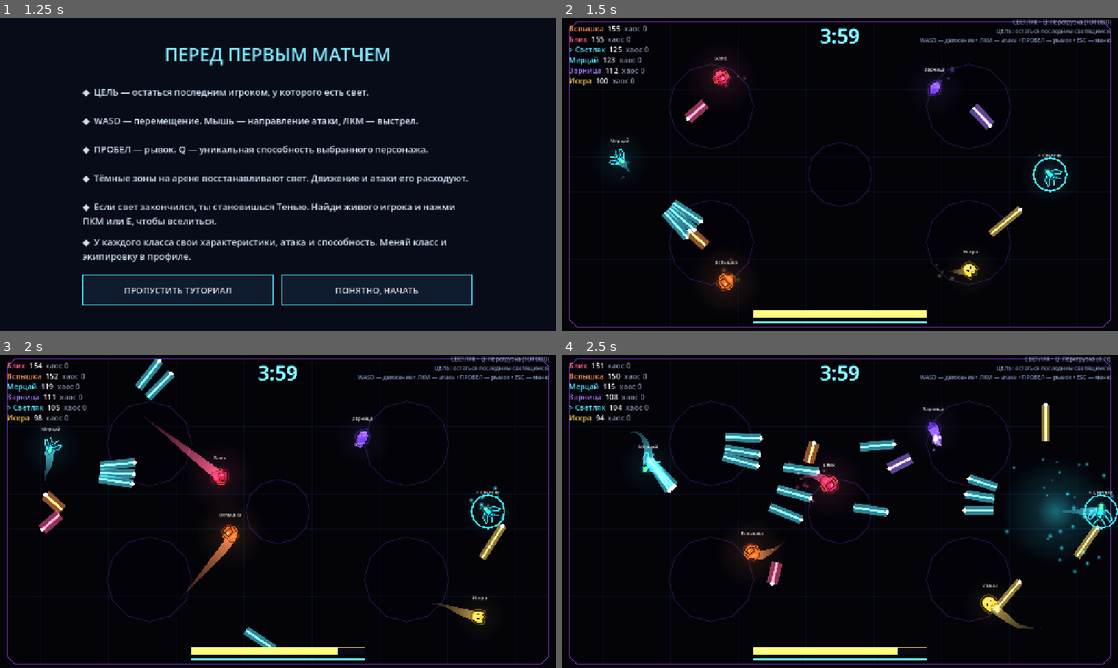
Above: before the commit, frames 1-4 (two rows, left to right).
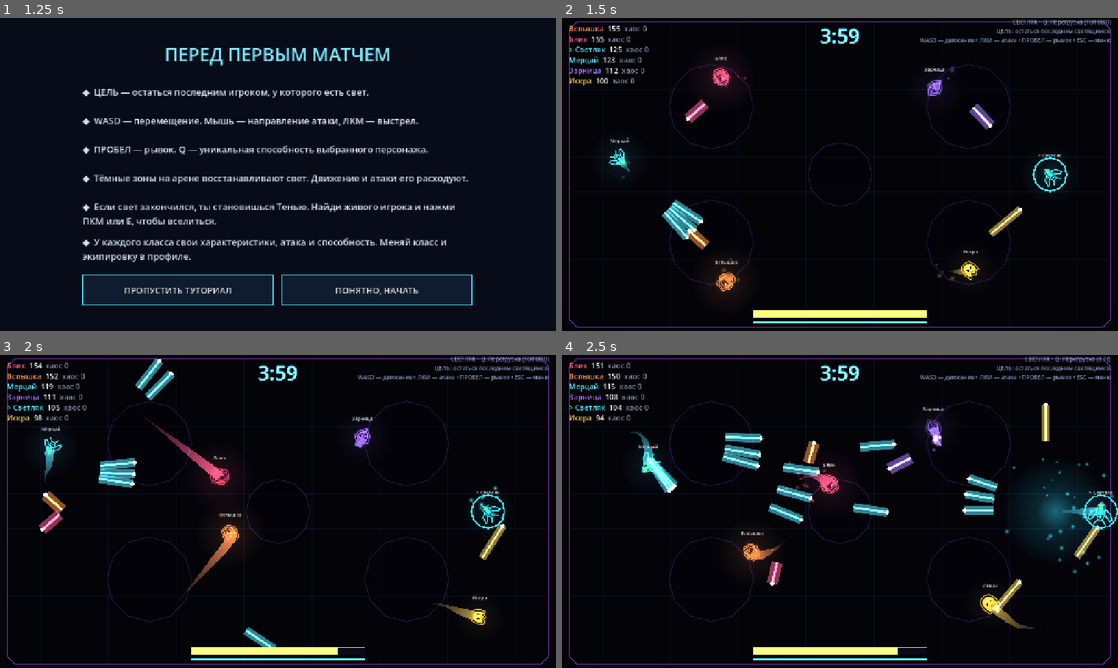
Above: after the commit, the same moments.

Repository: DvoreZZKy/svetobalamut
Game: Godot game, scene res://scenes/menu.tscn
Same seed, same stepped clock (60 frames per second), same inputs: the game is played once before the commit and once after it.
Inputs (mouse positions are in pixels of both pictures, inside the frame that each line leads up to):
- Up to frame 1 (1.25 s): click "Играть одному (с ботами)" at 0.5 s
- Up to frame 2 (1.5 s): click "ПОНЯТНО, НАЧАТЬ" at 1.25 s
- Up to frame 3 (2 s): no input
- Up to frame 4 (2.5 s): tap Enter (restart) at 2 s; move the mouse to (962, 495) at 2.02 s; hold D (right) from 2.03 s (still down); tap Q (ability) at 2.1 s; click (962, 495) at 2.17 s

Frame 1 is identical in both runs. In frame 2, 0.4% of the frame differs, in the area x 9-89%, y 16-88%; in frame 3, 0.4%; in frame 4, 0.4%.

Commit message:
Convert filled character surfaces into neon wireframe facets

Diff:
--- a/scripts/vector_actor.gd
+++ b/scripts/vector_actor.gd
@@ -26,8 +26,8 @@
 		draw_colored_polygon(p, fill)
 		var closed := p.duplicate()
 		closed.append(p[0])
-		var edge := color
-		edge.a = 0.96
+		var edge := color.lightened(0.62)
+		edge.a = 0.98
 		draw_polyline(closed, edge, 2.2, true)
 	else:
 		draw_colored_polygon(p, color)
@@ -59,7 +59,7 @@
 		1:
 			# Capsule: a clear upright capsule shell with flat end caps and visor.
 			_poly([Vector2(-12,-22),Vector2(8,-22),Vector2(15,-15),Vector2(15,14),Vector2(8,22),Vector2(-8,22),Vector2(-15,14),Vector2(-15,-14)], dark)
-			_poly([Vector2(-9,-18),Vector2(7,-18),Vector2(11,-13),Vector2(11,12),Vector2(6,17),Vector2(-6,17),Vector2(-11,12),Vector2(-11,-12)], mid, false)
+			_poly([Vector2(-9,-18),Vector2(7,-18),Vector2(11,-13),Vector2(11,12),Vector2(6,17),Vector2(-6,17),Vector2(-11,12),Vector2(-11,-12)], mid, true)
 			_poly([Vector2(-8,-12),Vector2(7,-12),Vector2(9,-8),Vector2(9,2),Vector2(-9,2),Vector2(-9,-8)], Color("#14243d"))
 			_poly([Vector2(-6,-10),Vector2(0,-10),Vector2(-3,-3),Vector2(-8,-3)], Color("#d9fbff"), false)
 			_poly([Vector2(-8,7),Vector2(8,7),Vector2(6,14),Vector2(-6,14)], light, false)
@@ -76,10 +76,10 @@
 		3:
 			# Crystal: faceted diamond prism, matching the heavy artillery class.
 			_poly([Vector2(0,-25),Vector2(15,-12),Vector2(19,5),Vector2(0,24),Vector2(-19,5),Vector2(-15,-12)], dark)
-			_poly([Vector2(0,-20),Vector2(10,-10),Vector2(13,4),Vector2(0,18),Vector2(-13,4),Vector2(-10,-10)], mid, false)
-			_poly([Vector2(0,-20),Vector2(10,-10),Vector2(0,0),Vector2(-10,-10)], light, false)
-			_poly([Vector2(0,0),Vector2(13,4),Vector2(0,18),Vector2(-2,3)], tint.darkened(0.12), false)
-			_poly([Vector2(0,-20),Vector2(-10,-10),Vector2(-13,4),Vector2(-2,3)], tint.lightened(0.25), false)
+			_poly([Vector2(0,-20),Vector2(10,-10),Vector2(13,4),Vector2(0,18),Vector2(-13,4),Vector2(-10,-10)], mid, true)
+			_poly([Vector2(0,-20),Vector2(10,-10),Vector2(0,0),Vector2(-10,-10)], light, true)
+			_poly([Vector2(0,0),Vector2(13,4),Vector2(0,18),Vector2(-2,3)], tint.darkened(0.12), true)
+			_poly([Vector2(0,-20),Vector2(-10,-10),Vector2(-13,4),Vector2(-2,3)], tint.lightened(0.25), true)
 			draw_line(Vector2(-7,-10),Vector2(0,-17),Color.WHITE,1.8,true)
 	# Одежда строится по силуэту конкретного класса, а не одной юбкой для всех.
 	if outfit > 0:
